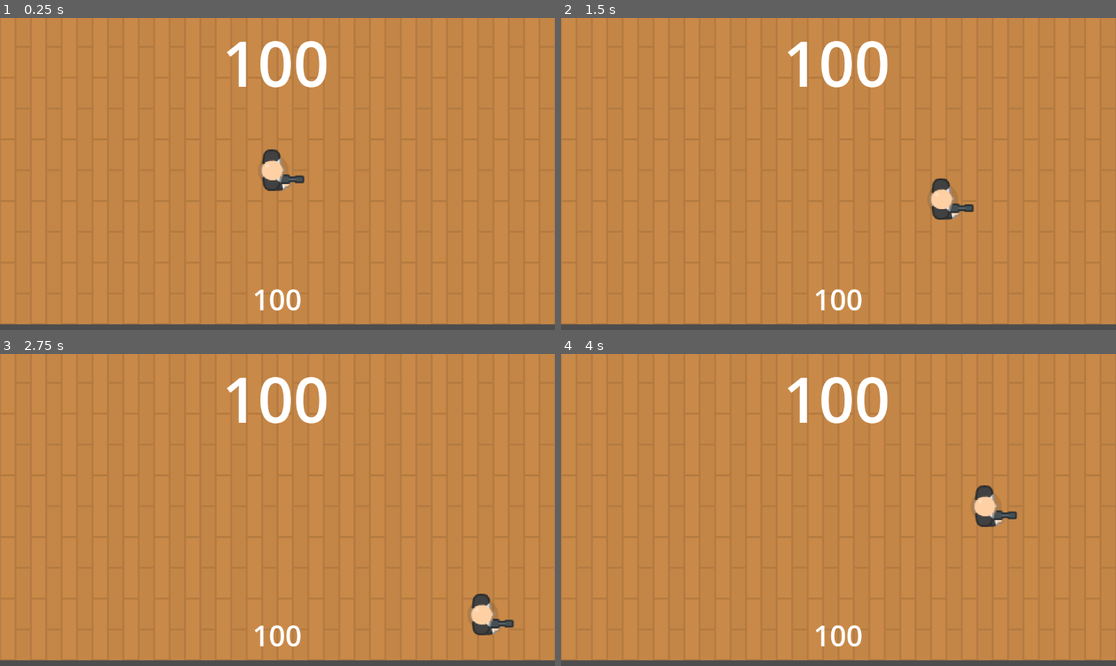
Above: before the commit, frames 1-4 (two rows, left to right).
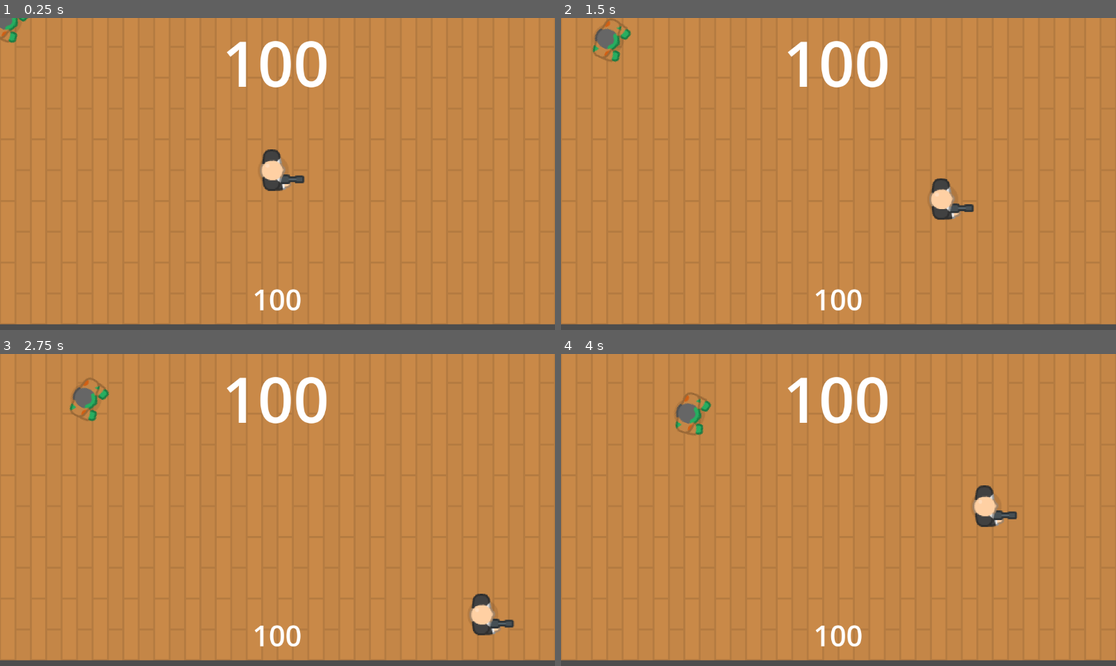
Above: after the commit, the same moments.

Repository: HA5UN0/rfgd-beginner-projects
Game: Godot game, scene res://scenes/arena.tscn
The game is run twice, just before and just after one commit, with the same random seed, the same clock (stepped at 60 frames per second) and the same inputs.
Inputs (mouse positions are in pixels of both pictures, inside the frame that each line leads up to):
- Up to frame 1 (0.25 s): no input
- Up to frame 2 (1.5 s): tap Enter at 0.5 s; move the mouse to (960, 158) at 0.52 s; press the mouse at (960, 158) at 0.53 s; hold D (move_right) 0.53-1.28 s; move the mouse to (727, 189) at 1.27 s; release the mouse at (727, 189) at 1.28 s; hold S (move_down) from 1.28 s (still down); click (727, 189) at 1.35 s
- Up to frame 3 (2.75 s): move the mouse to (333, 441) at 2.02 s; release S (move_down) at 2.03 s; press the mouse at (333, 441) at 2.03 s; hold D (move_right) from 2.03 s (still down)
- Up to frame 4 (4 s): move the mouse to (810, 572) at 2.77 s; release D (move_right) at 2.78 s; release the mouse at (810, 572) at 2.78 s; hold W (move_up) 2.78-3.53 s; click (810, 572) at 2.85 s; move the mouse to (1005, 556) at 3.52 s; press the mouse at (1005, 556) at 3.53 s; hold Left (move_left) from 3.53 s (still down)

The runs differ from the first frame. In frame 1, 0.2% of the frame differs, in the area x 0-6%, y 0-9%; in frame 2, 0.5%; in frame 3, 0.5%; in frame 4, 0.5%, in the area x 20-28%, y 12-27%.

Commit message:
setup camera script and added camera shake

Diff:
--- a/zombie_game/scenes/arena.tscn
+++ b/zombie_game/scenes/arena.tscn
@@ -1,7 +1,9 @@
-[gd_scene load_steps=5 format=3 uid="uid://b8os623kejcn"]
+[gd_scene load_steps=7 format=3 uid="uid://b8os623kejcn"]
 
 [ext_resource type="Texture2D" uid="uid://bxwmucyfi6yp" path="res://art/kenney_top-down-shooter/PNG/Tiles/tile_43.png" id="1_5upg4"]
+[ext_resource type="Script" path="res://scripts/camera_2d.gd" id="2_jrtat"]
 [ext_resource type="PackedScene" uid="uid://bf3y5owpfp0oo" path="res://scenes/player.tscn" id="3_j0rpq"]
+[ext_resource type="PackedScene" uid="uid://dov4374lm5hn4" path="res://scenes/enemy.tscn" id="4_pfrm8"]
 
 [sub_resource type="LabelSettings" id="LabelSettings_m87dx"]
 font_size = 130
@@ -285,8 +287,9 @@
 
 [node name="Camera2D" type="Camera2D" parent="."]
 position = Vector2(576, 328)
-
-[node name="scree _shake_timer" type="Timer" parent="Camera2D"]
+script = ExtResource("2_jrtat")
+
+[node name="screen _shake_timer" type="Timer" parent="Camera2D"]
 one_shot = true
 
 [node name="UI" type="Node2D" parent="."]
@@ -331,3 +334,7 @@
 
 [node name="Player" parent="." instance=ExtResource("3_j0rpq")]
 position = Vector2(584, 320)
+
+[node name="Enemy" parent="." instance=ExtResource("4_pfrm8")]
+
+[connection signal="timeout" from="Camera2D/screen _shake_timer" to="Camera2D" method="_on_screen_shake_timer_timeout"]
--- a/zombie_game/scripts/blood_particles.gd
+++ b/zombie_game/scripts/blood_particles.gd
@@ -18,7 +18,7 @@
 
 
 func _on_timer_timeout() -> void:
-	# freeze proccesses
+	# freeze processes inside of blood_particles
 	set_process(false)
 	set_physics_process(false)
 	set_process_input(false)
--- /dev/null
+++ b/zombie_game/scripts/camera_2d.gd
@@ -0,0 +1,33 @@
+extends Camera2D
+
+# ----------- variables --------------- #
+var screen_shake_start = false
+var shake_intensity = 0
+
+# ----------- functions --------------- #
+
+# Called when the node enters the scene tree for the first time.
+func _ready() -> void:
+	Global.Camera = self
+
+func _exit_tree() -> void:
+	Global.Camera = null
+
+
+# Called every frame. 'delta' is the elapsed time since the previous frame.
+func _process(delta: float) -> void:
+	zoom = lerp(zoom, Vector2(1, 1), .3)
+
+	if screen_shake_start == true:
+		global_position += Vector2(randf_range(-shake_intensity, shake_intensity), randf_range(-shake_intensity, shake_intensity))
+
+func screen_shake(intensity, time):
+	zoom = Vector2(1, 1) - Vector2(intensity * 0.002, intensity * 0.02)
+	shake_intensity = intensity
+	$"screen _shake_timer".wait_time = time
+	$"screen _shake_timer".start()
+	screen_shake_start = true
+
+func _on_screen_shake_timer_timeout() -> void:
+	screen_shake_start = false
+	global_position = Vector2(576, 328)
